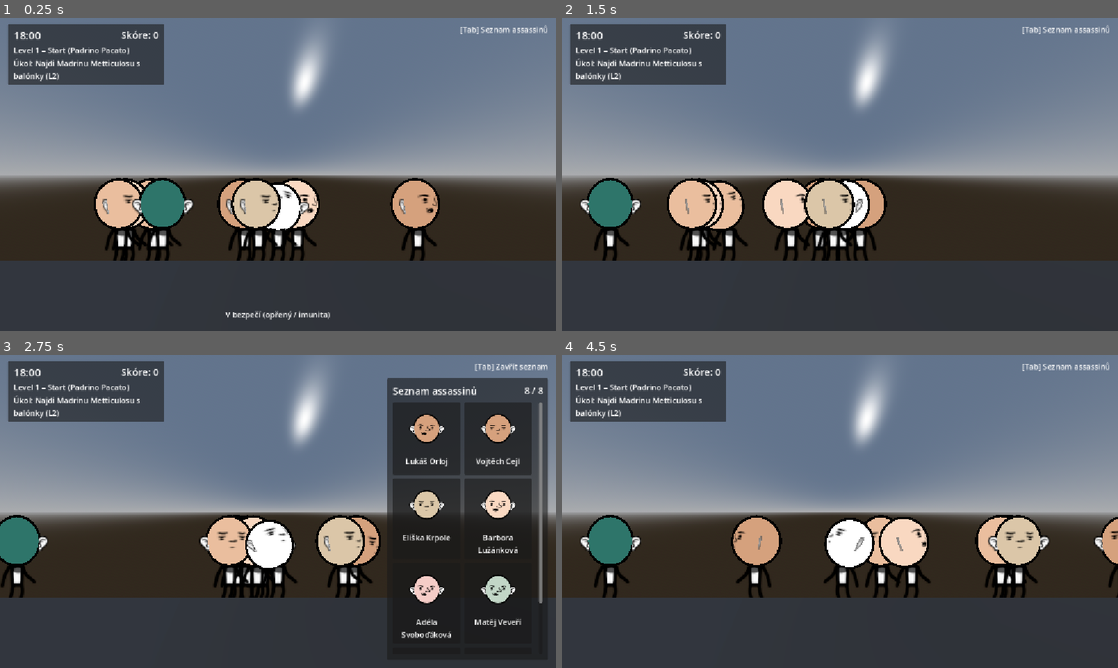
Above: before the commit, frames 1-4 (two rows, left to right).
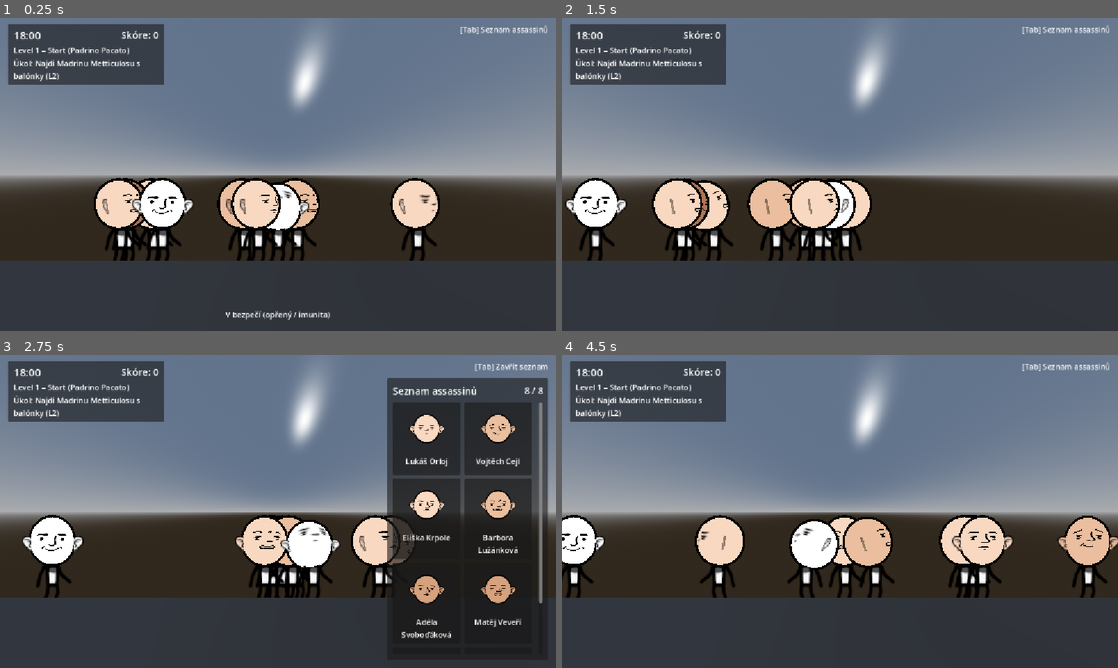
Above: after the commit, the same moments.

Repository: JosefAmbruz/nebezpecny-ukol
Game: Godot game, scene res://src/world.tscn
Same seed, same stepped clock (60 frames per second), same inputs: the game is played once before the commit and once after it.
Inputs (mouse positions are in pixels of both pictures, inside the frame that each line leads up to):
- Up to frame 1 (0.25 s): no input
- Up to frame 2 (1.5 s): move the mouse to (962, 158) at 0.52 s; press the mouse at (962, 158) at 0.53 s; hold D (move_right) 0.53-1.28 s; move the mouse to (728, 190) at 1.27 s; release the mouse at (728, 190) at 1.28 s; hold A (move_left) from 1.28 s (still down); tap E (lean) at 1.35 s
- Up to frame 3 (2.75 s): move the mouse to (333, 442) at 2.02 s; release A (move_left) at 2.03 s; hold D (move_right) from 2.03 s (still down); hold Tab (toggle_assassin_list) from 2.03 s (still down)
- Up to frame 4 (4.5 s): move the mouse to (812, 574) at 2.77 s; release Tab (toggle_assassin_list) at 2.78 s; click (812, 574) at 2.85 s; move the mouse to (1006, 558) at 3.52 s; release D (move_right) at 3.53 s; hold A (move_left) from 3.53 s (still down); tap E (lean) at 3.6 s; move the mouse to (673, 464) at 4.27 s; tap Tab (toggle_assassin_list) at 4.35 s

The runs differ from the first frame. In frame 1, 4.4% of the frame differs, in the area x 17-79%, y 51-68%; in frame 2, 9.6%; in frame 3, 12%; in frame 4, 15%, in the area x 0-100%, y 51-78%.

Commit message:
Expand NPC appearances and configure level zones
Add 16 face textures and skin-tone variants, apply appearance settings to quest NPCs, and configure each zone's bounds, spawn point, role, and preview markers. Smooth camera tracking in physics updates and guard attack-target checks against invalid or non-Node3D values.

Diff:
--- a/src/characters/character_visuals.gd
+++ b/src/characters/character_visuals.gd
@@ -17,6 +17,8 @@
 
 @onready var head_pivot: Node3D = $HeadPivot
 @onready var head_mesh: MeshInstance3D = $HeadPivot/HeadMesh
+@onready var ear_r: Sprite3D = $HeadPivot/EarR
+@onready var ear_l: Sprite3D = $HeadPivot/EarR2
 @onready var body_sprite: Sprite3D = $BodySprite
 @onready var anim_player: AnimationPlayer = $AnimationPlayer
 
@@ -44,6 +46,11 @@
 	if mat:
 		mat.albedo_color = appearance.skin_color
 		mat.albedo_texture = appearance.face_texture
+
+	if ear_r:
+		ear_r.modulate = appearance.skin_color
+	if ear_l:
+		ear_l.modulate = appearance.skin_color
 
 ## Natočí hlavu směrem ke světové pozici (např. kurzor, hráč, podezřelý zvuk)
 func look_at_world_point(world_point: Vector3) -> void:
--- a/src/characters/default_appearance_pool.tres
+++ b/src/characters/default_appearance_pool.tres
@@ -1,9 +1,26 @@
-[gd_resource type="Resource" script_class="AppearancePool" format=3]
+[gd_resource type="Resource" script_class="AppearancePool" format=3 uid="uid://4a7d11nmuc3n"]
 
-[ext_resource type="Script" path="res://src/characters/appearance_pool.gd" id="1_pool"]
+[ext_resource type="Script" uid="uid://nrvio0mkph2n" path="res://src/characters/appearance_pool.gd" id="1_pool"]
 [ext_resource type="Texture2D" uid="uid://dxplvvx7wm2pb" path="res://assets/faces/face1.png" id="2_f1"]
 [ext_resource type="Texture2D" uid="uid://ccthk050mevmk" path="res://assets/faces/face2.png" id="3_f2"]
+[ext_resource type="Texture2D" uid="uid://c3vb6swygergg" path="res://assets/faces/face3.png" id="3_lsgvq"]
+[ext_resource type="Texture2D" uid="uid://bnt152wwk6mrb" path="res://assets/faces/face4.png" id="4_i1wtg"]
+[ext_resource type="Texture2D" uid="uid://bdq1gp6gj44s7" path="res://assets/faces/face5.png" id="5_uydca"]
+[ext_resource type="Texture2D" uid="uid://bg2x4u2dlugh2" path="res://assets/faces/face6.png" id="6_8a0ox"]
+[ext_resource type="Texture2D" uid="uid://vxcb215f6evm" path="res://assets/faces/face7.png" id="7_nlctu"]
+[ext_resource type="Texture2D" uid="uid://cqbnpl84i0ukv" path="res://assets/faces/face8.png" id="8_c3f7c"]
+[ext_resource type="Texture2D" uid="uid://c63kanxt4ith8" path="res://assets/faces/face9.png" id="9_h3n8g"]
+[ext_resource type="Texture2D" uid="uid://dt2sbr5wcqrdg" path="res://assets/faces/face10.png" id="10_tm1b6"]
+[ext_resource type="Texture2D" uid="uid://dv54ingykntn7" path="res://assets/faces/face11.png" id="11_81enf"]
+[ext_resource type="Texture2D" uid="uid://yyu6etcejf7a" path="res://assets/faces/face12.png" id="12_ok0kg"]
+[ext_resource type="Texture2D" uid="uid://ckhpwsai0ejid" path="res://assets/faces/face13.png" id="13_bg615"]
+[ext_resource type="Texture2D" uid="uid://bpjumskyugkoa" path="res://assets/faces/face14.png" id="14_x4f0w"]
+[ext_resource type="Texture2D" uid="uid://c7staaonk3mqj" path="res://assets/faces/face15.png" id="15_ivad0"]
+[ext_resource type="Texture2D" uid="uid://cn5n7rr2ag1ts" path="res://assets/faces/face16.png" id="16_l1j3w"]
+[ext_resource type="Texture2D" uid="uid://cb2lf6bexggkp" path="res://assets/faces/face17.png" id="17_yoesg"]
+[ext_resource type="Texture2D" uid="uid://bjgvlcma8kcpp" path="res://assets/faces/face18.png" id="18_86kju"]
 
 [resource]
 script = ExtResource("1_pool")
-face_textures = Array[Texture2D]([ExtResource("2_f1"), ExtResource("3_f2")])
+face_textures = Array[Texture2D]([ExtResource("2_f1"), ExtResource("3_f2"), ExtResource("3_lsgvq"), ExtResource("4_i1wtg"), ExtResource("5_uydca"), ExtResource("6_8a0ox"), ExtResource("7_nlctu"), ExtResource("8_c3f7c"), ExtResource("9_h3n8g"), ExtResource("10_tm1b6"), ExtResource("11_81enf"), ExtResource("12_ok0kg"), ExtResource("13_bg615"), ExtResource("14_x4f0w"), ExtResource("15_ivad0"), ExtResource("16_l1j3w"), ExtResource("17_yoesg"), ExtResource("18_86kju")])
+skin_colors = Array[Color]([Color(0.98, 0.85, 0.76, 1), Color(0.92, 0.75, 0.62, 1), Color(0.84, 0.63, 0.49, 1), Color(0.68, 0.46, 0.34, 1)])
--- a/src/characters/npc_base.gd
+++ b/src/characters/npc_base.gd
@@ -448,8 +448,8 @@
 		alerted += 1
 
 
-func _is_valid_attack_target(target: Node3D) -> bool:
-	if not is_instance_valid(target):
+func _is_valid_attack_target(target: Variant) -> bool:
+	if not is_instance_valid(target) or not (target is Node3D):
 		return false
 	if target is Player:
 		return target.is_alive
@@ -458,13 +458,17 @@
 	return false
 
 
-func _target_is_safe(target: Node3D) -> bool:
+func _target_is_safe(target: Variant) -> bool:
+	if not is_instance_valid(target):
+		return false
 	if target.has_method(&"is_safe_from_attack"):
 		return target.call(&"is_safe_from_attack")
 	return false
 
 
-func _target_is_looking_at_me(target: Node3D) -> bool:
+func _target_is_looking_at_me(target: Variant) -> bool:
+	if not is_instance_valid(target):
+		return false
 	if target.has_method(&"is_looking_at"):
 		return target.call(&"is_looking_at", self)
 	return false
--- a/src/characters/quest_npc.gd
+++ b/src/characters/quest_npc.gd
@@ -14,6 +14,11 @@
 @export var role: Role = Role.PADRINO_PACATO
 @export var display_name: String = "Padrino Pacato"
 @export var visuals: CharacterVisuals
+@export var appearance: CharacterAppearance:
+	set(value):
+		appearance = value
+		if visuals and value:
+			visuals.appearance = value
 @export var interactable: InteractableNpc
 @export var immunity_zone: SafeObject
 @export var balloon_bunch: Node3D
@@ -36,6 +41,9 @@
 
 	if interactable:
 		interactable.interaction_kind = InteractableNpc.InteractionKind.QUEST
+
+	if visuals and appearance:
+		visuals.appearance = appearance
 
 	_configure_by_role()
 	_pick_new_wander_target()
--- a/src/world.gd
+++ b/src/world.gd
@@ -29,6 +29,7 @@
 var _active_zone: LevelZone = null
 var _world_min_x: float = -15.0
 var _world_max_x: float = 75.0
+var _camera_base_offset: Vector3 = Vector3.ZERO
 
 var _elapsed_time: float = 0.0
 var _score: int = 0
@@ -45,6 +46,11 @@
 	if not _levels.is_empty():
 		_world_min_x = _levels[0].min_x + 0.6
 		_world_max_x = _levels[-1].max_x - 0.6
+
+	if _player_camera:
+		_camera_base_offset = _player_camera.position
+		_player_camera.top_level = true
+		_player_camera.global_position = _player.global_position + _camera_base_offset
 
 	_director.npc_died.connect(_on_npc_died)
 	_director.quest_npc_interacted.connect(_on_quest_npc_interacted)
@@ -82,7 +88,7 @@
 		_director.activate_level(start_zone.level_id)
 
 
-func _process(delta: float) -> void:
+func _physics_process(delta: float) -> void:
 	if _match_ended:
 		return
 
@@ -95,6 +101,11 @@
 		_director.activate_level(zone.level_id)
 
 	_update_camera_clamp(delta)
+
+
+func _process(delta: float) -> void:
+	if _match_ended:
+		return
 	_update_match_clock(delta)
 
 
@@ -109,12 +120,13 @@
 		if min_cam_x > max_cam_x
 		else clampf(_player.global_position.x, min_cam_x, max_cam_x)
 	)
-	var desired_local_x := target_world_x - _player.global_position.x
-	_player_camera.position.x = lerpf(
-		_player_camera.position.x,
-		desired_local_x,
-		clampf(camera_smooth_speed * delta, 0.0, 1.0)
-	)
+
+	var weight := 1.0 - exp(-camera_smooth_speed * delta)
+	var pos := _player_camera.global_position
+	pos.x = lerpf(pos.x, target_world_x, weight)
+	pos.y = _player.global_position.y + _camera_base_offset.y
+	pos.z = _player.global_position.z + _camera_base_offset.z
+	_player_camera.global_position = pos
 
 
 func _update_match_clock(delta: float) -> void:
--- a/src/world.tscn
+++ b/src/world.tscn
@@ -2,12 +2,16 @@
 
 [ext_resource type="PackedScene" uid="uid://cslhaif871y5v" path="res://src/player.tscn" id="1_tp5op"]
 [ext_resource type="PackedScene" path="res://src/ui/interaction_indicator.tscn" id="2_uiind"]
+[ext_resource type="Texture2D" uid="uid://bnt152wwk6mrb" path="res://assets/faces/face4.png" id="3_tnjnu"]
 [ext_resource type="PackedScene" uid="uid://ctuvvi1xre6er" path="res://src/world/safe_object.tscn" id="4_safe"]
-[ext_resource type="Script" path="res://src/world.gd" id="8_world"]
+[ext_resource type="Script" uid="uid://bmonou5unw40" path="res://src/characters/character_appearance.gd" id="5_app"]
+[ext_resource type="Texture2D" uid="uid://bdq1gp6gj44s7" path="res://assets/faces/face5.png" id="6_eemcn"]
+[ext_resource type="Texture2D" uid="uid://c63kanxt4ith8" path="res://assets/faces/face9.png" id="7_njovb"]
+[ext_resource type="Script" uid="uid://nsybtej0atxt" path="res://src/world.gd" id="8_world"]
 [ext_resource type="PackedScene" path="res://src/ui/assassin_list_ui.tscn" id="9_listui"]
 [ext_resource type="PackedScene" path="res://src/ui/game_hud.tscn" id="10_hud"]
-[ext_resource type="Script" path="res://src/world/level_zone.gd" id="11_zone"]
-[ext_resource type="Script" path="res://src/world/off_screen_director.gd" id="12_dir"]
+[ext_resource type="Script" uid="uid://cc1emyuveghto" path="res://src/world/level_zone.gd" id="11_zone"]
+[ext_resource type="Script" uid="uid://bvrl8vu1qkm70" path="res://src/world/off_screen_director.gd" id="12_dir"]
 
 [sub_resource type="ProceduralSkyMaterial" id="ProceduralSkyMaterial_tp5op"]
 sky_horizon_color = Color(0.66224277, 0.6717428, 0.6867428, 1)
@@ -22,10 +26,20 @@
 glow_enabled = true
 
 [sub_resource type="BoxMesh" id="BoxMesh_ground"]
-size = Vector3(96.0, 2.0, 18.0)
+size = Vector3(96, 2, 18)
 
 [sub_resource type="BoxShape3D" id="BoxShape3D_ground"]
-size = Vector3(96.0, 2.0, 18.0)
+size = Vector3(96, 2, 18)
+
+[sub_resource type="Resource" id="Resource_7vlx1"]
+script = ExtResource("5_app")
+face_texture = ExtResource("3_tnjnu")
+metadata/_custom_type_script = "uid://bmonou5unw40"
+
+[sub_resource type="Resource" id="Resource_lsgvq"]
+script = ExtResource("5_app")
+face_texture = ExtResource("6_eemcn")
+metadata/_custom_type_script = "uid://bmonou5unw40"
 
 [sub_resource type="StandardMaterial3D" id="StandardMaterial3D_marker"]
 albedo_color = Color(0.85, 0.72, 0.25, 1)
@@ -33,6 +47,11 @@
 [sub_resource type="BoxMesh" id="BoxMesh_marker"]
 material = SubResource("StandardMaterial3D_marker")
 size = Vector3(0.35, 3.6, 0.35)
+
+[sub_resource type="Resource" id="Resource_i1wtg"]
+script = ExtResource("5_app")
+face_texture = ExtResource("7_njovb")
+metadata/_custom_type_script = "uid://bmonou5unw40"
 
 [node name="World" type="Node3D" unique_id=1484689679]
 script = ExtResource("8_world")
@@ -53,59 +72,88 @@
 [node name="CollisionShape3D" type="CollisionShape3D" parent="Ground" unique_id=856471424]
 shape = SubResource("BoxShape3D_ground")
 
-[node name="Levels" type="Node3D" parent="."]
+[node name="Levels" type="Node3D" parent="." unique_id=2114400004]
 
-[node name="Level1" type="Node3D" parent="Levels"]
+[node name="Level1" type="Node3D" parent="Levels" unique_id=688422837 node_paths=PackedStringArray("left_bound", "right_bound", "quest_npc_spawn")]
 script = ExtResource("11_zone")
-level_id = 0
 level_name = "Level 1 – Start (Padrino Pacato)"
-min_x = -15.0
-max_x = 15.0
-floor_y = 0.6
-civilian_count = 4
-quest_npc_start_x = -11.0
+left_bound = NodePath("LeftBound")
+right_bound = NodePath("RightBound")
+quest_npc_spawn = NodePath("QuestNpcSpawn")
+quest_npc_appearance = SubResource("Resource_7vlx1")
 
-[node name="SafeObjectL1" parent="Levels/Level1" instance=ExtResource("4_safe")]
+[node name="LeftBound" type="Marker3D" parent="Levels/Level1" unique_id=1937204990]
+transform = Transform3D(1, 0, 0, 0, 1, 0, 0, 0, 1, -15, 0.6, 0)
+
+[node name="RightBound" type="Marker3D" parent="Levels/Level1" unique_id=1261633226]
+transform = Transform3D(1, 0, 0, 0, 1, 0, 0, 0, 1, 15, 0.6, 0)
+
+[node name="QuestNpcSpawn" type="Marker3D" parent="Levels/Level1" unique_id=2083790827]
+transform = Transform3D(1, 0, 0, 0, 1, 0, 0, 0, 1, -11, 0.6, 0)
+
+[node name="SafeObjectL1" parent="Levels/Level1" unique_id=1366988348 instance=ExtResource("4_safe")]
 transform = Transform3D(1, 0, 0, 0, 1, 0, 0, 0, 1, 4, 0.5, -5.2)
 
-[node name="Level2" type="Node3D" parent="Levels"]
+[node name="Level2" type="Node3D" parent="Levels" unique_id=714084602 node_paths=PackedStringArray("left_bound", "right_bound", "quest_npc_spawn")]
 script = ExtResource("11_zone")
 level_id = 1
 level_name = "Level 2 – Náměstí (Madrina Metticulosa)"
-min_x = 15.0
-max_x = 45.0
-floor_y = 0.6
 civilian_count = 5
-quest_npc_start_x = 30.0
+left_bound = NodePath("LeftBound")
+right_bound = NodePath("RightBound")
+quest_npc_spawn = NodePath("QuestNpcSpawn")
+quest_npc_role = 1
+quest_npc_appearance = SubResource("Resource_lsgvq")
+preview_color = Color(0.3, 0.65, 0.95, 1)
 
-[node name="SafeObjectL2" parent="Levels/Level2" instance=ExtResource("4_safe")]
+[node name="LeftBound" type="Marker3D" parent="Levels/Level2" unique_id=1431897030]
+transform = Transform3D(1, 0, 0, 0, 1, 0, 0, 0, 1, 15, 0.6, 0)
+
+[node name="RightBound" type="Marker3D" parent="Levels/Level2" unique_id=1087710058]
+transform = Transform3D(1, 0, 0, 0, 1, 0, 0, 0, 1, 45, 0.6, 0)
+
+[node name="QuestNpcSpawn" type="Marker3D" parent="Levels/Level2" unique_id=1745960285]
+transform = Transform3D(1, 0, 0, 0, 1, 0, 0, 0, 1, 30, 0.6, 0)
+
+[node name="SafeObjectL2" parent="Levels/Level2" unique_id=977882420 instance=ExtResource("4_safe")]
 transform = Transform3D(1, 0, 0, 0, 1, 0, 0, 0, 1, 28, 0.5, -5.2)
 
-[node name="BoundaryL1L2" type="MeshInstance3D" parent="Levels/Level2"]
+[node name="BoundaryL1L2" type="MeshInstance3D" parent="Levels/Level2" unique_id=1362403151]
 transform = Transform3D(1, 0, 0, 0, 1, 0, 0, 0, 1, 15, 2.3, -5.8)
 mesh = SubResource("BoxMesh_marker")
 
-[node name="Level3" type="Node3D" parent="Levels"]
+[node name="Level3" type="Node3D" parent="Levels" unique_id=1021442553 node_paths=PackedStringArray("left_bound", "right_bound", "quest_npc_spawn")]
 script = ExtResource("11_zone")
 level_id = 2
 level_name = "Level 3 – Park (Padrino Moretti)"
-min_x = 45.0
-max_x = 75.0
-floor_y = 0.6
 civilian_count = 5
-quest_npc_start_x = 60.0
+left_bound = NodePath("LeftBound")
+right_bound = NodePath("RightBound")
+quest_npc_spawn = NodePath("QuestNpcSpawn")
+quest_npc_role = 2
+quest_npc_appearance = SubResource("Resource_i1wtg")
+preview_color = Color(0.95, 0.55, 0.25, 1)
 
-[node name="SafeObjectL3" parent="Levels/Level3" instance=ExtResource("4_safe")]
+[node name="LeftBound" type="Marker3D" parent="Levels/Level3" unique_id=1714491107]
+transform = Transform3D(1, 0, 0, 0, 1, 0, 0, 0, 1, 45, 0.6, 0)
+
+[node name="RightBound" type="Marker3D" parent="Levels/Level3" unique_id=351418331]
+transform = Transform3D(1, 0, 0, 0, 1, 0, 0, 0, 1, 75, 0.6, 0)
+
+[node name="QuestNpcSpawn" type="Marker3D" parent="Levels/Level3" unique_id=1578280078]
+transform = Transform3D(1, 0, 0, 0, 1, 0, 0, 0, 1, 60, 0.6, 0)
+
+[node name="SafeObjectL3" parent="Levels/Level3" unique_id=1385146574 instance=ExtResource("4_safe")]
 transform = Transform3D(1, 0, 0, 0, 1, 0, 0, 0, 1, 58, 0.5, -5.2)
 
-[node name="BoundaryL2L3" type="MeshInstance3D" parent="Levels/Level3"]
+[node name="BoundaryL2L3" type="MeshInstance3D" parent="Levels/Level3" unique_id=1392605300]
 transform = Transform3D(1, 0, 0, 0, 1, 0, 0, 0, 1, 45, 2.3, -5.8)
 mesh = SubResource("BoxMesh_marker")
 
-[node name="OffScreenDirector" type="Node" parent="."]
+[node name="OffScreenDirector" type="Node" parent="." unique_id=495111566]
 script = ExtResource("12_dir")
 
-[node name="ActiveNpcs" type="Node3D" parent="."]
+[node name="ActiveNpcs" type="Node3D" parent="." unique_id=2008399917]
 
 [node name="Player" parent="." unique_id=1465987505 instance=ExtResource("1_tp5op")]
 transform = Transform3D(1, 0, 0, 0, 1, 0, 0, 0, 1, -8.5, 0.6, 2.4)
@@ -113,6 +161,6 @@
 [node name="InteractionIndicator" parent="." unique_id=168816524 node_paths=PackedStringArray("player") instance=ExtResource("2_uiind")]
 player = NodePath("../Player")
 
-[node name="AssassinListUI" parent="." instance=ExtResource("9_listui")]
+[node name="AssassinListUI" parent="." unique_id=1819227641 instance=ExtResource("9_listui")]
 
-[node name="GameHud" parent="." instance=ExtResource("10_hud")]
+[node name="GameHud" parent="." unique_id=1956841486 instance=ExtResource("10_hud")]
--- a/src/world/level_zone.gd
+++ b/src/world/level_zone.gd
@@ -1,13 +1,68 @@
+@tool
 class_name LevelZone
 extends Node3D
 
 @export var level_id: int = 0
 @export var level_name: String = "Level 1"
-@export var min_x: float = -15.0
-@export var max_x: float = 15.0
+@export var civilian_count: int = 4
 @export var floor_y: float = 0.6
-@export var civilian_count: int = 4
-@export var quest_npc_start_x: float = -10.0
+
+@export_group("Editor Bounds (Marker3D)")
+@export var left_bound: Marker3D
+@export var right_bound: Marker3D
+@export var quest_npc_spawn: Marker3D
+
+@export_group("Quest NPC")
+@export var quest_npc_role: QuestNpc.Role = QuestNpc.Role.PADRINO_PACATO
+@export var quest_npc_appearance: CharacterAppearance
+
+@export_group("Editor Preview")
+@export var preview_color: Color = Color(0.25, 0.85, 0.55, 1.0)
+@export var preview_height: float = 4.5
+@export var preview_depth: float = 10.0
+
+## Automaticky počítané hranice z Marker3D (nebo fallback -15..15, pokud chybí).
+var min_x: float:
+	get:
+		var lb := _resolve_left_bound()
+		var rb := _resolve_right_bound()
+		if lb and rb:
+			return minf(lb.global_position.x, rb.global_position.x)
+		if lb:
+			return lb.global_position.x
+		return global_position.x - 15.0
+
+var max_x: float:
+	get:
+		var lb := _resolve_left_bound()
+		var rb := _resolve_right_bound()
+		if lb and rb:
+			return maxf(lb.global_position.x, rb.global_position.x)
+		if rb:
+			return rb.global_position.x
+		return global_position.x + 15.0
+
+var quest_npc_start_x: float:
+	get:
+		var qs := _resolve_quest_spawn()
+		if qs:
+			return qs.global_position.x
+		return (min_x + max_x) * 0.5
+
+var _preview_mesh_instance: MeshInstance3D = null
+var _preview_mesh: ImmediateMesh = null
+var _preview_material: StandardMaterial3D = null
+
+
+func _ready() -> void:
+	if Engine.is_editor_hint():
+		_setup_editor_preview()
+		_redraw_editor_preview()
+
+
+func _process(_delta: float) -> void:
+	if Engine.is_editor_hint():
+		_redraw_editor_preview()
 
 
 func contains_x(x: float) -> bool:
@@ -18,3 +73,75 @@
 	var lo := minf(min_x + margin, max_x - margin)
 	var hi := maxf(min_x + margin, max_x - margin)
 	return randf_range(lo, hi)
+
+
+func _resolve_left_bound() -> Marker3D:
+	if is_instance_valid(left_bound):
+		return left_bound
+	return get_node_or_null("LeftBound") as Marker3D
+
+
+func _resolve_right_bound() -> Marker3D:
+	if is_instance_valid(right_bound):
+		return right_bound
+	return get_node_or_null("RightBound") as Marker3D
+
+
+func _resolve_quest_spawn() -> Marker3D:
+	if is_instance_valid(quest_npc_spawn):
+		return quest_npc_spawn
+	return get_node_or_null("QuestNpcSpawn") as Marker3D
+
+
+func _setup_editor_preview() -> void:
+	if is_instance_valid(_preview_mesh_instance):
+		return
+	_preview_mesh = ImmediateMesh.new()
+	_preview_material = StandardMaterial3D.new()
+	_preview_material.shading_mode = BaseMaterial3D.SHADING_MODE_UNSHADED
+	_preview_material.albedo_color = preview_color
+
+	_preview_mesh_instance = MeshInstance3D.new()
+	_preview_mesh_instance.name = "_EditorBoundsPreview"
+	_preview_mesh_instance.mesh = _preview_mesh
+	_preview_mesh_instance.material_override = _preview_material
+	_preview_mesh_instance.cast_shadow = GeometryInstance3D.SHADOW_CASTING_SETTING_OFF
+	add_child(_preview_mesh_instance)
+
+
+func _redraw_editor_preview() -> void:
+	if not is_instance_valid(_preview_mesh_instance) or not _preview_mesh:
+		_setup_editor_preview()
+	if _preview_material:
+		_preview_material.albedo_color = preview_color
+
+	var local_min_x := to_local(Vector3(min_x, floor_y, 0.0)).x
+	var local_max_x := to_local(Vector3(max_x, floor_y, 0.0)).x
+	var y0 := floor_y - global_position.y
+	var y1 := y0 + preview_height
+	var z0 := -preview_depth * 0.5
+	var z1 := preview_depth * 0.5
+
+	_preview_mesh.clear_surfaces()
+	_preview_mesh.surface_begin(Mesh.PRIMITIVE_LINES)
+
+	var corners := [
+		Vector3(local_min_x, y0, z0),
+		Vector3(local_max_x, y0, z0),
+		Vector3(local_max_x, y0, z1),
+		Vector3(local_min_x, y0, z1),
+		Vector3(local_min_x, y1, z0),
+		Vector3(local_max_x, y1, z0),
+		Vector3(local_max_x, y1, z1),
+		Vector3(local_min_x, y1, z1),
+	]
+	var edges := [
+		[0, 1], [1, 2], [2, 3], [3, 0],
+		[4, 5], [5, 6], [6, 7], [7, 4],
+		[0, 4], [1, 5], [2, 6], [3, 7],
+	]
+	for e in edges:
+		_preview_mesh.surface_add_vertex(corners[e[0]])
+		_preview_mesh.surface_add_vertex(corners[e[1]])
+
+	_preview_mesh.surface_end()
--- a/src/world/off_screen_director.gd
+++ b/src/world/off_screen_director.gd
@@ -137,13 +137,9 @@
 
 func _spawn_quest_npc_for_zone(zone: LevelZone) -> void:
 	var qnpc := QUEST_NPC_SCENE.instantiate() as QuestNpc
-	match zone.level_id:
-		0:
-			qnpc.role = QuestNpc.Role.PADRINO_PACATO
-		1:
-			qnpc.role = QuestNpc.Role.MADRINA_METTICULOSA
-		_:
-			qnpc.role = QuestNpc.Role.PADRINO_MORETTI
+	qnpc.role = zone.quest_npc_role
+	if zone.quest_npc_appearance:
+		qnpc.appearance = zone.quest_npc_appearance
 
 	qnpc.level_min_x = zone.min_x + 1.0
 	qnpc.level_max_x = zone.max_x - 1.0
Binary file added: assets/faces/face10.png
Not shown, added: assets/faces/face10.png.import
Binary file added: assets/faces/face11.png
Not shown, added: assets/faces/face11.png.import
Binary file added: assets/faces/face12.png
Not shown, added: assets/faces/face12.png.import
Binary file added: assets/faces/face13.png
Not shown, added: assets/faces/face13.png.import
Binary file added: assets/faces/face14.png
Not shown, added: assets/faces/face14.png.import
Binary file added: assets/faces/face15.png
Not shown, added: assets/faces/face15.png.import
(and 20 more such lines)
